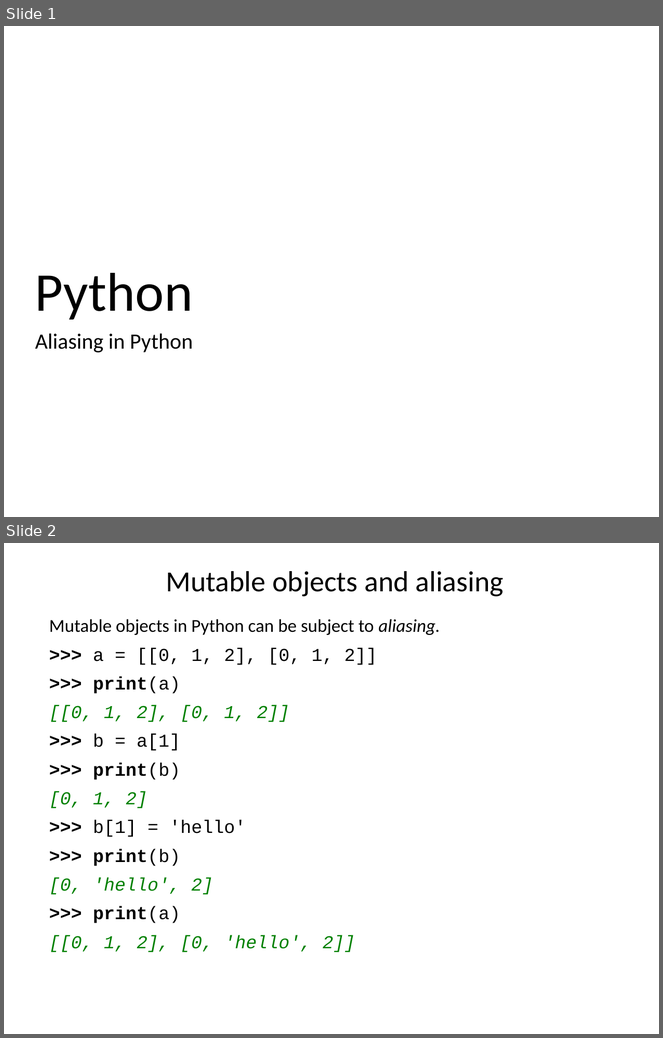
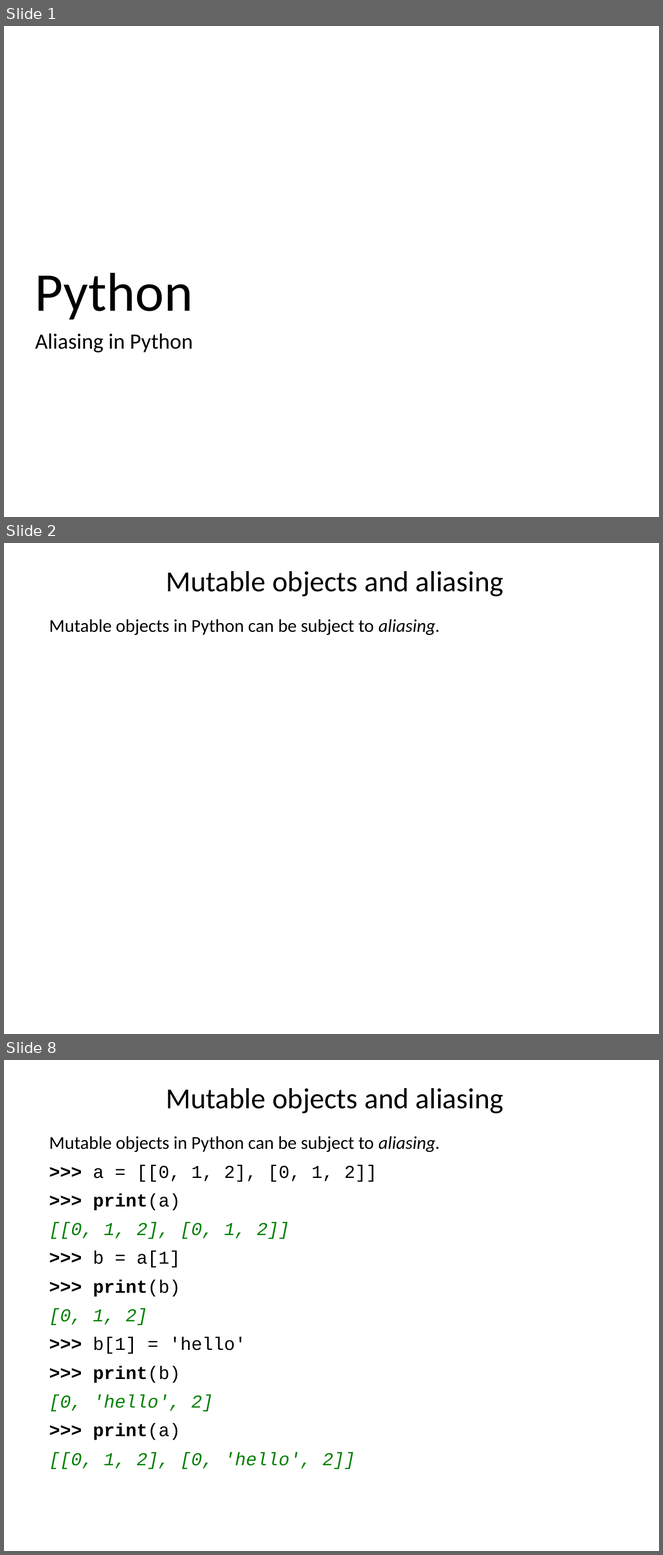
Before and after one commit to ncasuk/ncas-isc, a slide deck: python/presentations/learning_python/13_ceda-alias.pptx. Shown one above the other, each under a label of ours: slides 1 and 2 before the commit, slides 1, 2 and 8 after it; the slides between them are not shown. The pictures are 663x1038 and 663x1555 pixels, drawn with LibreOffice and Linux fonts; fonts in the diff are those of the drawing; background and template pictures are left out. Boxes give left, top, right and bottom in pixels: in the first picture for what was removed or moved away, otherwise in the second. Text is boxed around its words. In the diff, an @@ line names an element or a change of style, - is before the commit and + after.

```diff
--- a/python/presentations/learning_python/13_ceda-alias.pptx
+++ b/python/presentations/learning_python/13_ceda-alias.pptx
@@ slide 2 added at [4,543,659,1034], background picture (left out) @@
@@ title added at [166,571,504,597], 32 pt, text #000000 @@
+Mutable objects and aliasing
@@ text added at [49,619,440,635], 20 pt, text #000000 @@
+Mutable objects in Python can be subject to aliasing.
@@ what was slide 2 is now slide 8 @@
```
Also in this commit, not shown: 6 other slides added, 1 other file.
